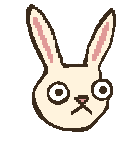
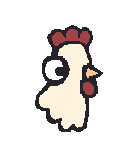
Layers edited between the first and the second 138 x 142 image:
added layer "Layer 5" above "Layer 4" over left=35, top=25, right=103, bottom=132
hid "Layer 4" over left=26, top=4, right=116, bottom=132
